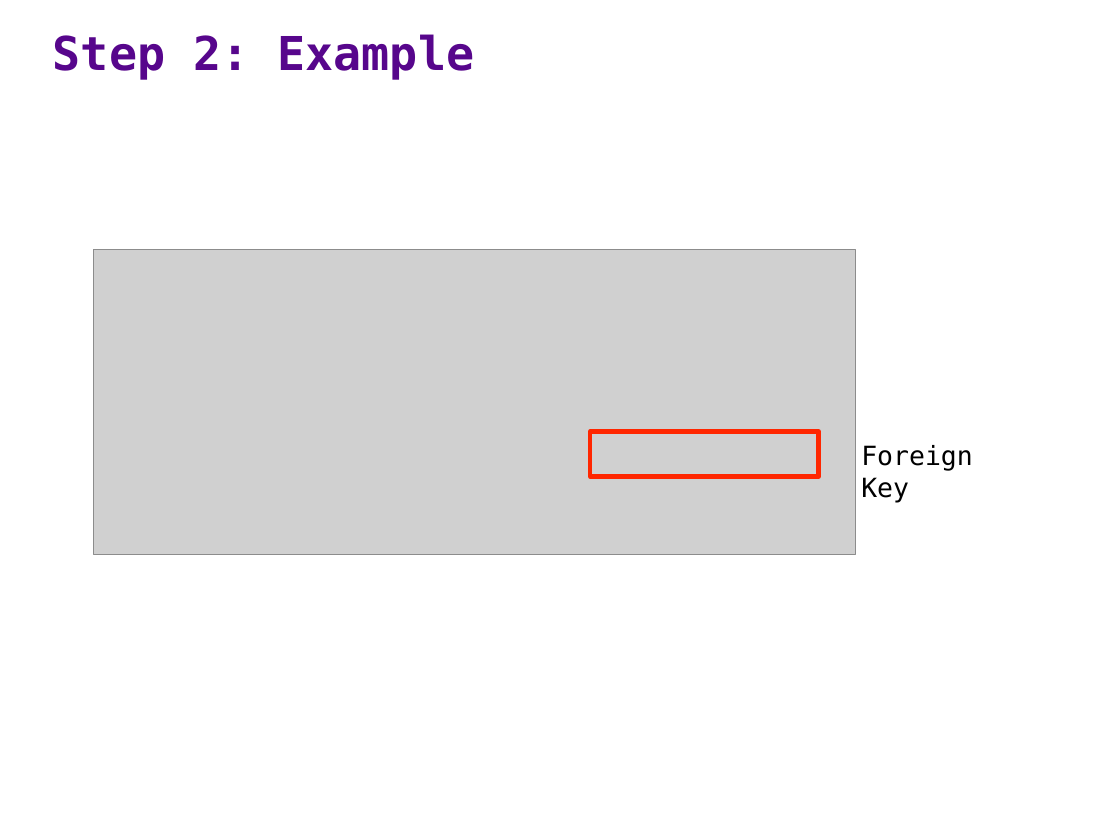
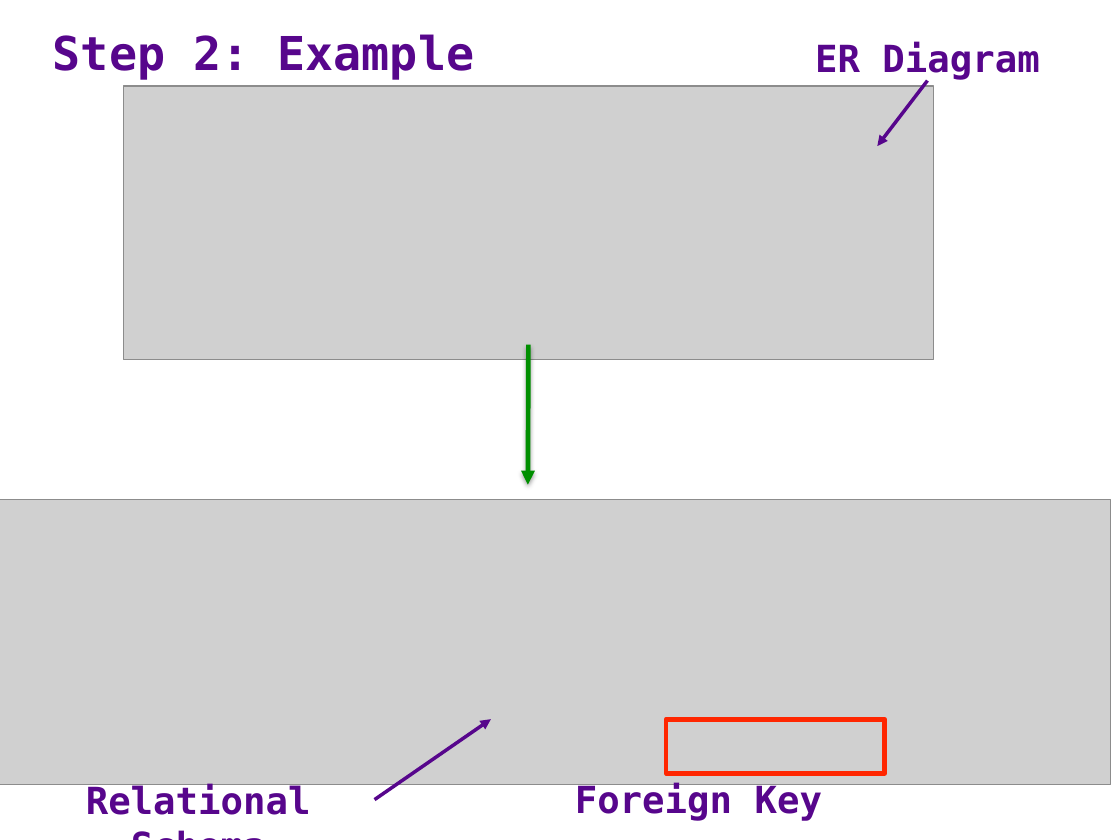
Before and after one commit to ipeirotis/introduction-to-databases, a slide deck: slide 7 of session1/A2a-From_ER_Diagram_to_Relational_Schema.pptx. Drawn at 1120x840 pixels with LibreOffice and Linux fonts; fonts in the diff are those of the drawing; grey boxes stand for pictures. Boxes give left, top, right and bottom in pixels: in the first picture for what was removed or moved away, otherwise in the second. Text is boxed around its words. In the diff, an @@ line names an element or a change of style, - is before the commit and + after.

```diff
--- a/session1/A2a-From_ER_Diagram_to_Relational_Schema.pptx
+++ b/session1/A2a-From_ER_Diagram_to_Relational_Schema.pptx
@@ text added at (815, 42, 1039, 80), 24 pt, text #57068C, bold @@
+ER Diagram
@@ picture added at (123, 86, 933, 361) @@
@@ arrow added from (927, 81) to (877, 146), #57068C 2.25 pt @@
@@ picture removed at (94, 250, 856, 554) @@
@@ arrow added from (529, 345) to (528, 485), #008F00 3 pt @@
@@ picture added at (0, 500, 1111, 785) @@
@@ arrow added from (374, 800) to (491, 719), #57068C 2.25 pt @@
@@ rectangle: place and size @@
-rectangle at (590, 432, 819, 477)
+rectangle at (666, 719, 885, 773)
@@ text "Foreign Key": place and size @@
-text "Foreign Key" at (861, 445, 973, 503)
+text "Foreign Key" at (575, 783, 822, 821)
@@ text "Foreign Key" at (575, 783, 822, 821): size 17 to 24 pt, text colour #000000 to #57068C, bold on; alignment left to centre @@
@@ text added at (86, 784, 311, 815), 24 pt, text #57068C, bold @@
+Relational Schema
```
Also in this commit, not shown: 5 other slides changed, 3 slides added.
